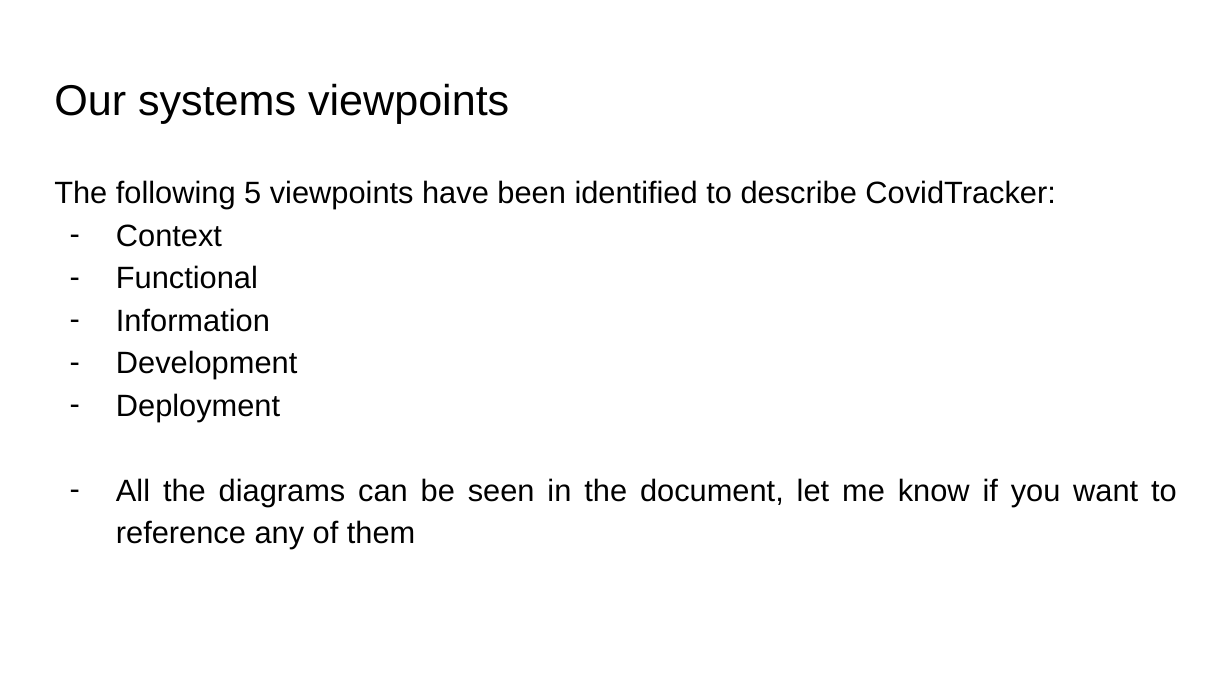
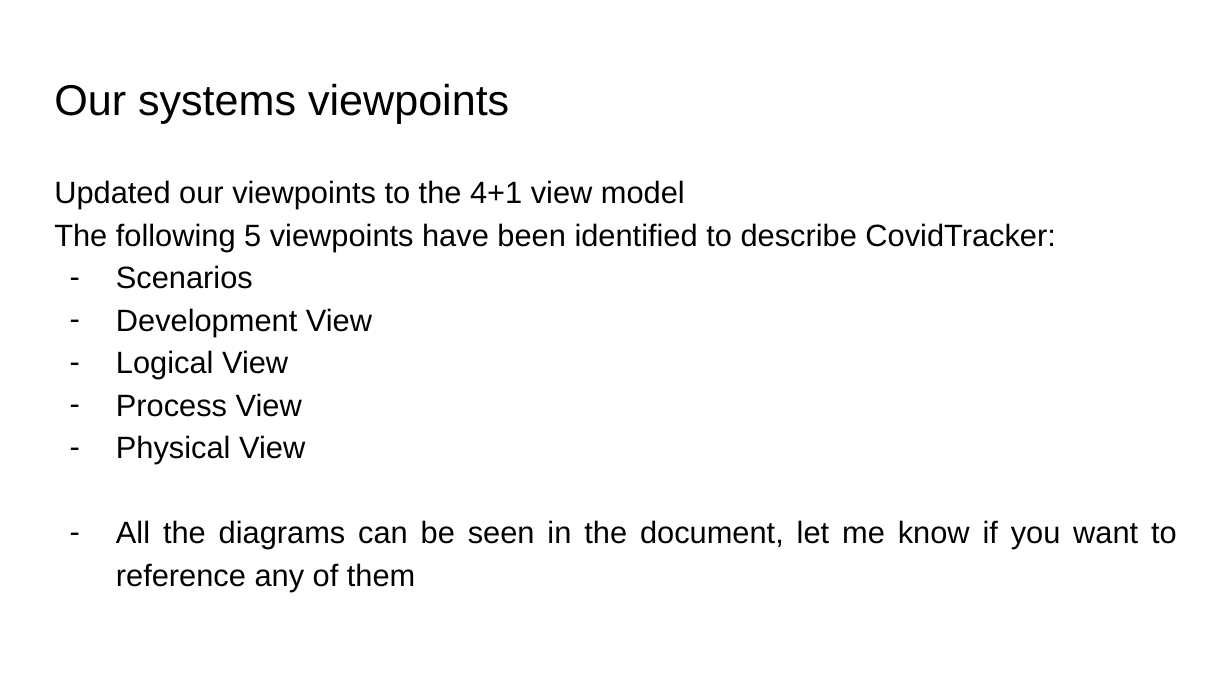
Before and after one commit to SOEN-390-Mini-Cap/CovidTracker, a slide deck: slide 20 of docs/Sprint 5 report/Sprint 5 presentation.pptx (slide 22 before the commit). Drawn at 1232x693 pixels with LibreOffice and Linux fonts; fonts in the diff are those of the drawing. Boxes give left, top, right and bottom in pixels: in the first picture for what was removed or moved away, otherwise in the second. Text is boxed around its words. In the diff, an @@ line names an element or a change of style, - is before the commit and + after.

```diff
--- a/docs/Sprint 5 report/Sprint 5 presentation.pptx
+++ b/docs/Sprint 5 report/Sprint 5 presentation.pptx
@@ text at [54, 180, 685, 209]: paragraph added @@
+Updated our viewpoints to the 4+1 view model
@@ text at [116, 265, 372, 464]: text changed @@
-– Context
-– Functional
-– Information
-– Development
-– Deployment
+– Scenarios
+– Development View
+– Logical View
+– Process View
+– Physical View
```
Also in this commit, not shown: 11 other slides changed, 10 slides removed.
